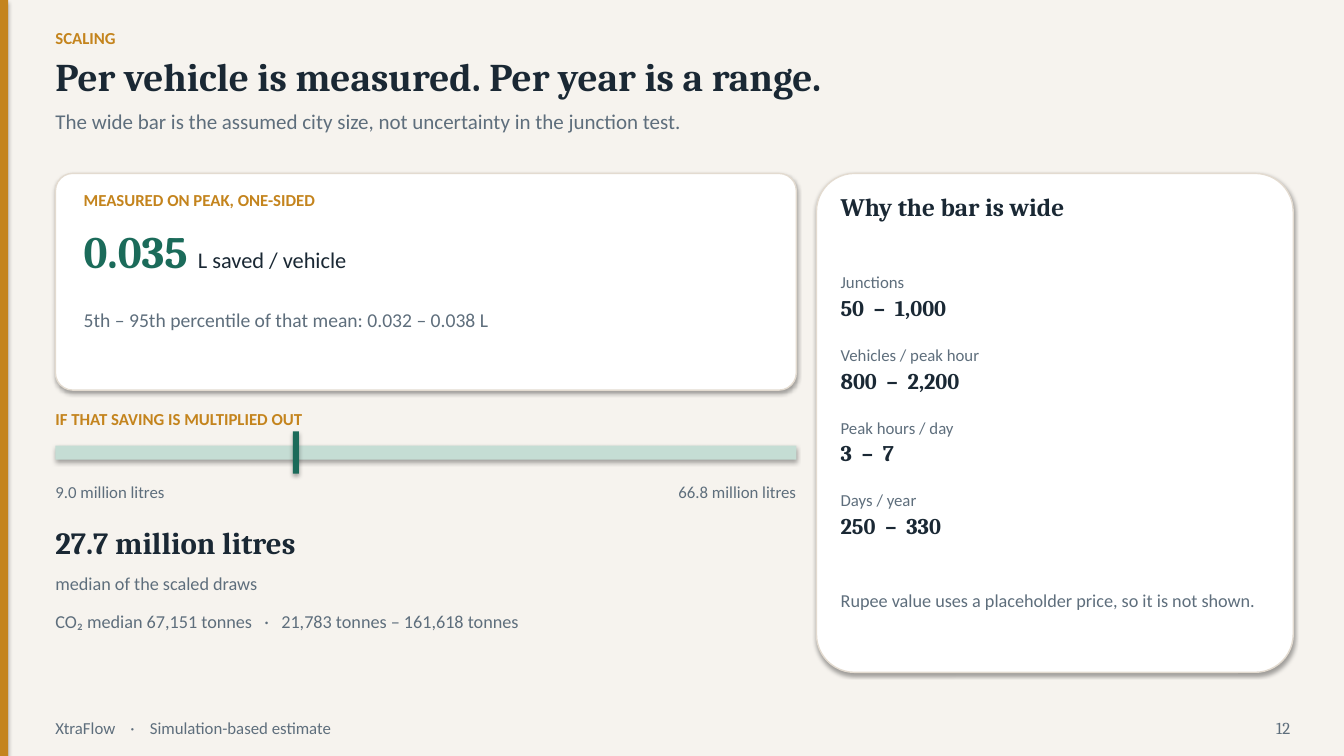
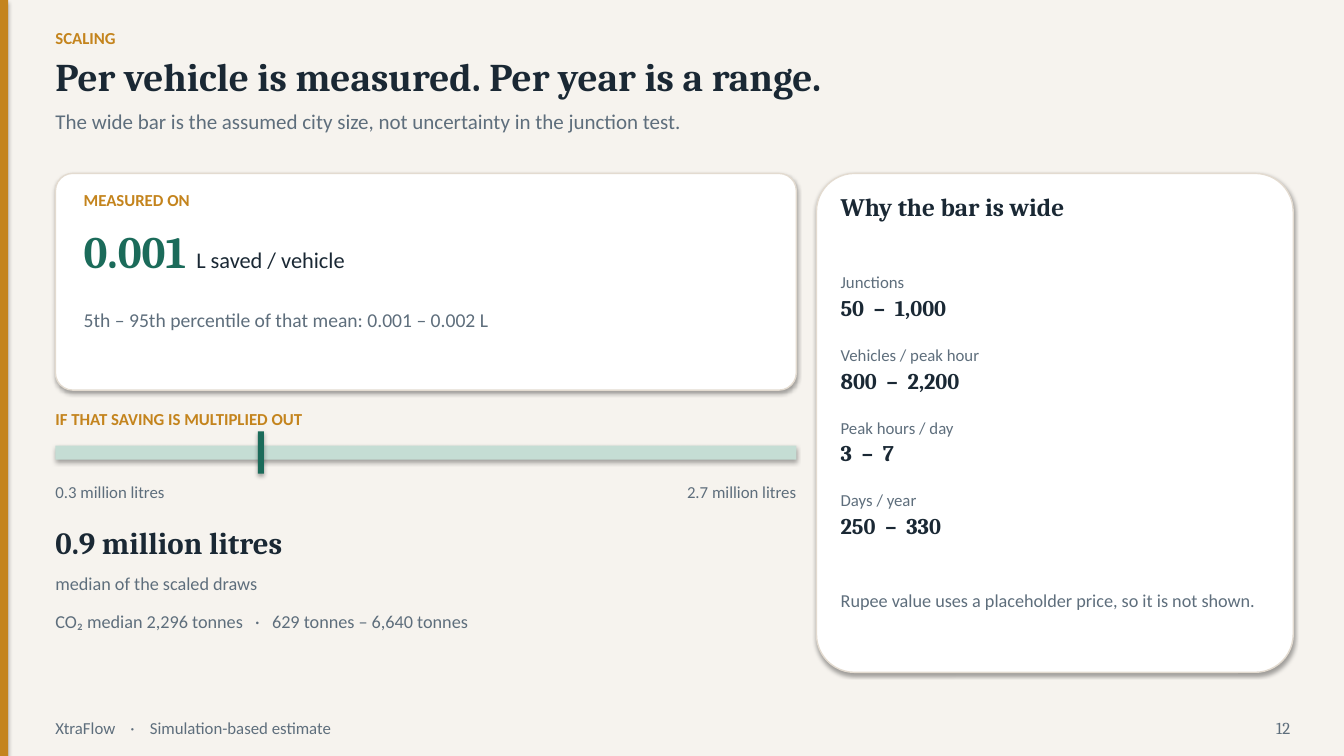
Before and after one commit to couder-04/XtraFlow, a slide deck: slide 12 of results/deck.pptx. Drawn at 1344x756 pixels with LibreOffice and Linux fonts; fonts in the diff are those of the drawing. Boxes give left, top, right and bottom in pixels: in the first picture for what was removed or moved away, otherwise in the second. Text is boxed around its words. In the diff, an @@ line names an element or a change of style, - is before the commit and + after.

```diff
--- a/results/deck.pptx
+++ b/results/deck.pptx
@@ text at bbox=[84, 195, 189, 206]: text changed @@
-MEASURED ON PEAK, ONE-SIDED
+MEASURED ON
@@ text at bbox=[84, 237, 345, 269]: text changed @@
-0.035 L saved / vehicle
+0.001 L saved / vehicle
@@ text at bbox=[84, 313, 488, 330]: text changed @@
-5th – 95th percentile of that mean: 0.032 – 0.038 L
+5th – 95th percentile of that mean: 0.001 – 0.002 L
@@ rectangle: place and size @@
-rectangle at bbox=[292, 432, 298, 474]
+rectangle at bbox=[258, 432, 264, 474]
@@ text at bbox=[55, 486, 165, 498]: text changed @@
-9.0 million litres
+0.3 million litres
@@ text at bbox=[687, 486, 796, 498]: text changed @@
-66.8 million litres
+2.7 million litres
@@ text at bbox=[55, 532, 282, 555]: text changed @@
-27.7 million litres
+0.9 million litres
@@ text at bbox=[55, 615, 468, 630]: text changed @@
-CO₂ median 67,151 tonnes · 21,783 tonnes – 161,618 tonnes
+CO₂ median 2,296 tonnes · 629 tonnes – 6,640 tonnes
```
Also in this commit, not shown: 10 other slides changed, 55 other files.
